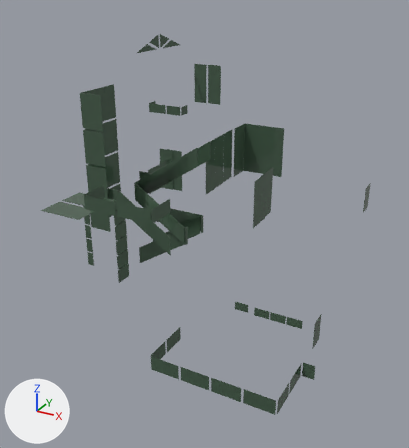
A saved change to the FBX model unity/Assets/FBX/Vidros.fbx.
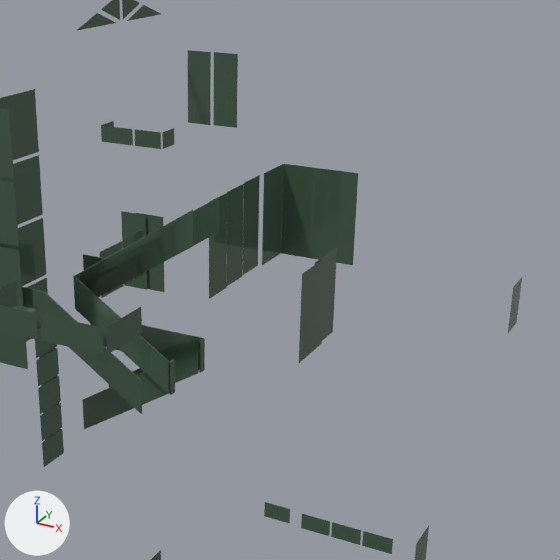
There are two pictures of each version: one whole from a 50 mm lens placed at (48.83, -5.92, 12.89), pointed at (39.38, 11.27, 4.3), one close up on the part from 23% to 95% of the width and 8% to 74% of the height. Lighting does not change. The marker at lower left points along +X, +Y and +Z. Where no turn or scale is listed for an object, it has been applied to the vertices.

In view in the first close-up: '1PAV VIDRO PORTA', '1PAV VIDRO PORTA002', '1PAV VIDRO001', '1PAV VIDRO004', '1PAV VIDRO006', '2PAV VAR VIDRO', '2PAV VAR VIDRO001', '2PAV VIDRO PORTA003', 'COB TESOURA VIDRO', 'ESCADA VIDRO', 'GAR VIDRO', 'VIDRO PORTA COZ001'.
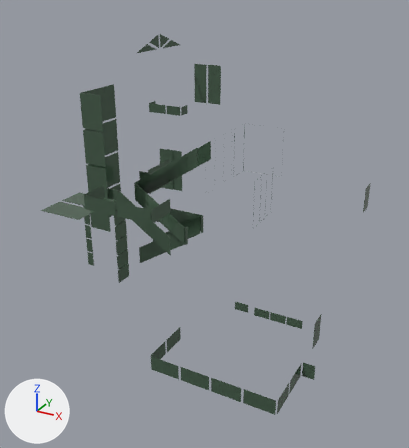
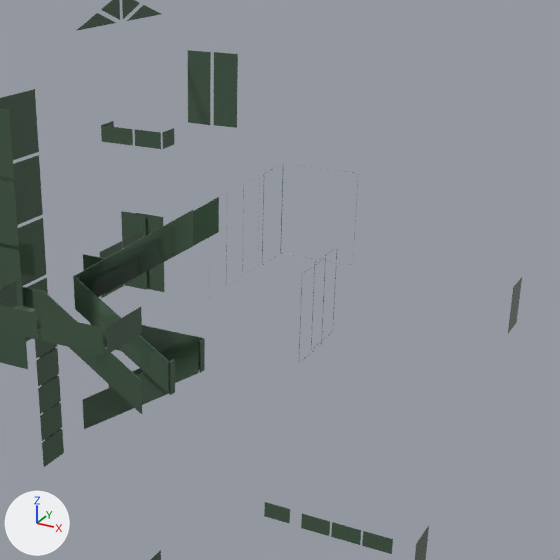
What differs and where, as boxes [x1, y1, x2, y2] in the close-ups (560 x 560 px):
'1PAV VIDRO006', recoloured
    both: [262, 164, 358, 265]
'1PAV VIDRO PORTA002', recoloured
    both: [209, 175, 260, 299]
'VIDRO PORTA COZ001', recoloured
    both: [299, 247, 337, 363]

What changed in the scene script:
```text
Add img_tablelow_albedotransparency_png:
    img_tablelow_albedotransparency_png = load_image('TableLow_AlbedoTransparency.png', '_unpacked/TableLow_AlbedoTransparency.png', 2048, 2048, 'sRGB')
Add mat_material__2097629084:
    mat_material__2097629084 = principled_material('Material #2097629084')
    mat_material__2097629084.texture = img_tablelow_albedotransparency_png  # with its transparency
    mat_material__2097629084.roughness = 0.859
Change me_mesh_016:
    where me_mesh_016.from_pydata(...)  # 16 vertices, 12 faces; spans x -1.05..1.05, y -0.59..0.59, z -1.32..1.16
    remove me_mesh_016.materials.append(mat_vidro)  # dark green #455c49
    add me_mesh_016.materials.append(mat_material__2097629084)  # picture img_tablelow_albedotransparency_png
Change me_mesh_018:
    where me_mesh_018.from_pydata(...)  # 24 vertices, 18 faces; spans x -4.0..4.0, y -141.0..141.0, z -122.0..122.0
    remove me_mesh_018.materials.append(mat_vidro)  # dark green #455c49
    add me_mesh_018.materials.append(mat_material__2097629084)  # picture img_tablelow_albedotransparency_png
Change me_mesh_033:
    where me_mesh_033.from_pydata(...)  # 16 vertices, 12 faces; spans x -142.0..56.0, y 1.0..8.0, z -83.0..116.0
    remove me_mesh_033.materials.append(mat_vidro)  # dark green #455c49
    add me_mesh_033.materials.append(mat_material__2097629084)  # picture img_tablelow_albedotransparency_png
```
